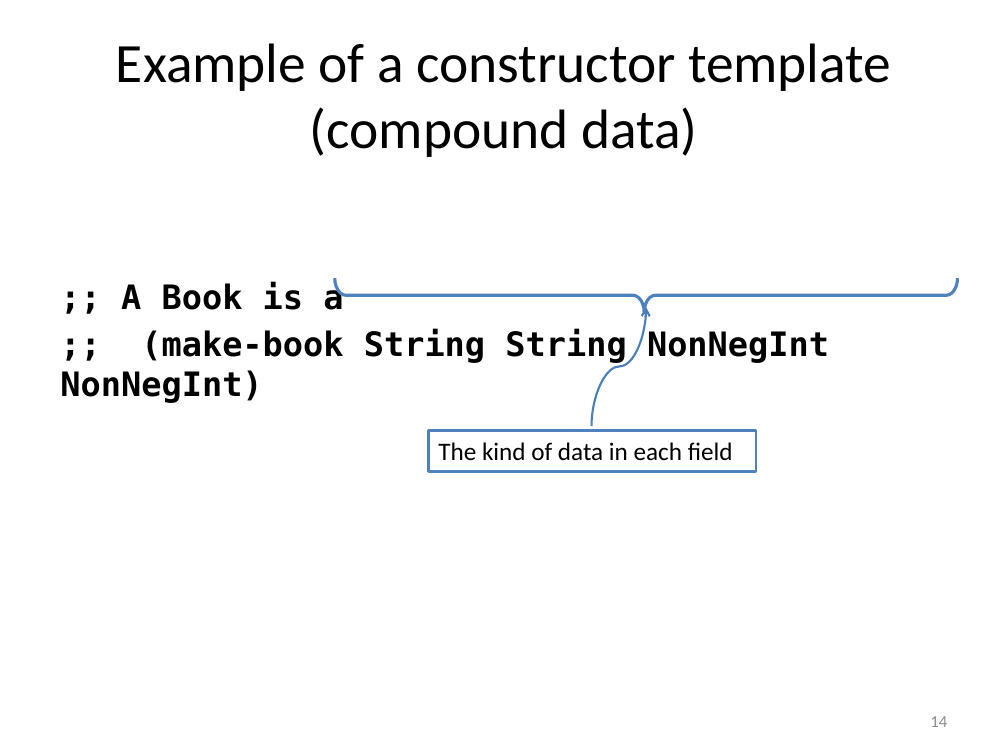
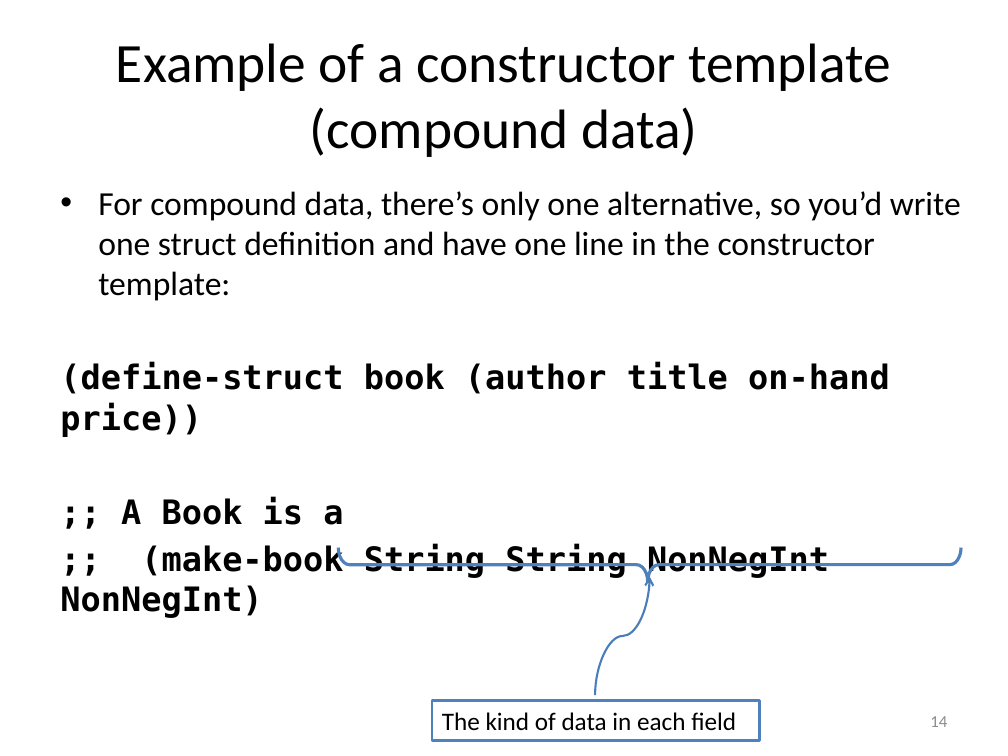
Before and after one commit to mwand/cs5010f16, a slide deck: slide 14 of Slides/Lesson 1.3 The Data Design Recipe.pptx. Drawn at 1008x756 pixels with LibreOffice and Linux fonts; fonts in the diff are those of the drawing. Boxes give left, top, right and bottom in pixels: in the first picture for what was removed or moved away, otherwise in the second. Text is boxed around its words. In the diff, an @@ line names an element or a change of style, - is before the commit and + after.

```diff
--- a/Slides/Lesson 1.3 The Data Design Recipe.pptx
+++ b/Slides/Lesson 1.3 The Data Design Recipe.pptx
@@ text at (60,191,961,437): paragraphs added @@
+• For compound data, there’s only one alternative, so you’d write one struct definition and have one line in the constructor template:
+(define-struct book (author title on-hand price))
@@ 1 rectangle, 1 right brace, 1 curved arrow: place and size @@
-1 rectangle, 1 right brace, 1 curved arrow at (335,278,958,471)
+1 rectangle, 1 right brace, 1 curved arrow at (339,547,962,741)
```
Also in this commit, not shown: 8 other slides changed, 4 slides added, 1 slide removed, 14 other files.
